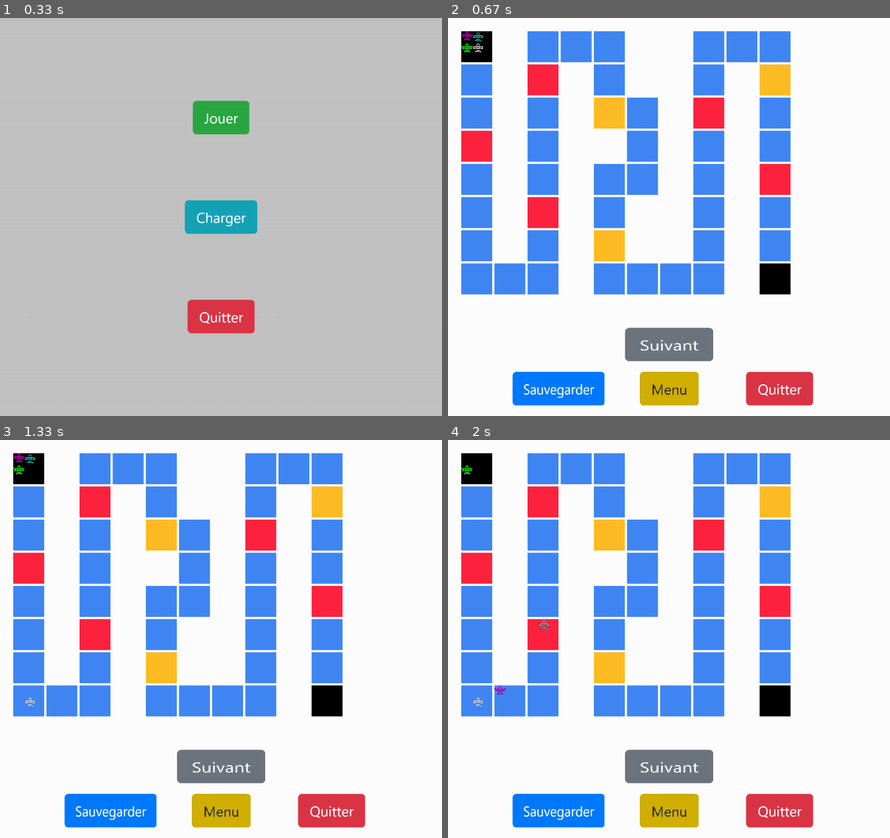
Above: before the commit, frames 1-4 (two rows, left to right).
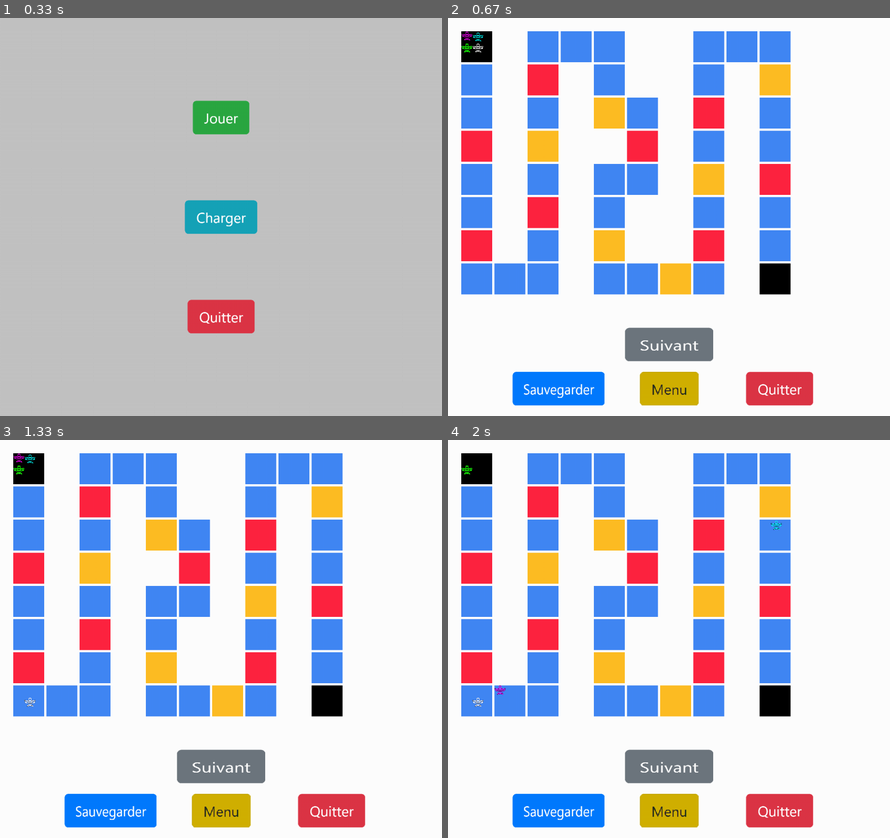
Above: after the commit, the same moments.

Repository: tw0hour/pythonApp
Game: pygame game, started from main.py
Same seed, same stepped clock (60 frames per second), same inputs: the game is played once before the commit and once after it.
Inputs (mouse positions are in pixels of both pictures, inside the frame that each line leads up to):
- Up to frame 1 (0.33 s): no input
- Up to frame 2 (0.67 s): click (669, 117) at 0.38 s
- Up to frame 3 (1.33 s): click (221, 766) at 0.75 s; click (221, 766) at 1.13 s
- Up to frame 4 (2 s): click (669, 766) at 1.53 s; click (669, 766) at 1.93 s

Frame 1 is identical in both runs. In frame 2, 3.3% of the frame differs, in the area x 3-63%, y 28-70%; in frame 3, 3.3%; in frame 4, 3.4%, in the area x 3-76%, y 20-70%.

Commit message:
manage Events

Diff:
--- a/Game.py
+++ b/Game.py
@@ -1,5 +1,7 @@
 import json
 import random
+from time import sleep
+from tkinter import messagebox, Tk
 
 import pygame
 
@@ -28,9 +30,9 @@
 
     def playing(self):
         # les dés
-        self.movePawn(self.thimble1.sumThimble(self.thimble2))
-
-        # TODO verifie event -> fonction -> action event
+        player = self.movePawn(self.thimble1.sumThimble(self.thimble2))
+        self.manageEvent(player)
+        print("MMMOONNEEYY : ",player.money)
         self.switchTurn()
         # apply background and change
         pygame.display.flip()
@@ -177,31 +179,13 @@
             return
 
     def save(self):
-        gameProps = [
-            self.players[0].turn,
-            self.players[0].money,
-            self.players[0].point,
-            self.players[0].rect.x,
-            self.players[0].rect.y,
-
-            self.players[1].turn,
-            self.players[1].money,
-            self.players[1].point,
-            self.players[1].rect.x,
-            self.players[1].rect.y,
-
-            self.players[2].turn,
-            self.players[2].money,
-            self.players[2].point,
-            self.players[2].rect.x,
-            self.players[2].rect.y,
-
-            self.players[3].turn,
-            self.players[3].money,
-            self.players[3].point,
-            self.players[3].rect.x,
-            self.players[3].rect.y,
-        ]
+        gameProps = []
+        for i in range(4) :
+            gameProps.append(self.players[i].turn)
+            gameProps.append(self.players[i].money)
+            gameProps.append(self.players[i].point)
+            gameProps.append(self.players[i].rect.x)
+            gameProps.append(self.players[i].rect.y)
         saveJson = json.dumps(gameProps)
 
         with open("ressources/backup/backup.json", "w") as backupFile:
@@ -257,7 +241,7 @@
 
             self.players[0].move(self.cases[self.players[0].case].x * (70 + 5) + 30,
                                  self.cases[self.players[0].case].y * (70 + 5) + 30)
-            return
+            return self.players[0]
 
         # player4 turn
         if self.players[1].turn:
@@ -266,7 +250,7 @@
                 self.players[1].case = len(self.cases) - 1
             self.players[1].move(self.cases[self.players[1].case].x * (70 + 5) + 30 + 25,
                                  self.cases[self.players[1].case].y * (70 + 5) + 30)
-            return
+            return self.players[1]
 
         # player4 turn
         if self.players[2].turn:
@@ -276,7 +260,7 @@
 
             self.players[2].move(self.cases[self.players[2].case].x * (70 + 5) + 30,
                                  self.cases[self.players[2].case].y * (70 + 5) + 30 + 25)
-            return
+            return self.players[2]
 
         # player4 turn
         if self.players[3].turn:
@@ -286,4 +270,14 @@
 
             self.players[3].move(self.cases[self.players[3].case].x * (70 + 5) + 30 + 25,
                                  self.cases[self.players[3].case].y * (70 + 5) + 30 + 25)
-            return
+            return self.players[3]
+
+
+    def manageEvent(self,player):
+        if self.cases[player.case].event and self.cases[player.case].event.target == "move":
+            messagebox.showwarning("Case évenement mouvement !","Attention vous allez changer de place")
+            self.manageEvent(self.movePawn(self.cases[player.case].event.effect))
+
+        if self.cases[player.case].event and self.cases[player.case].event.target == "money":
+            messagebox.showwarning("Case évenement argent !"," Attention vous allez perdre ou gagnger de l'argent !")
+            player.gainMoney(self.cases[player.case].event.effect)
--- a/Players.py
+++ b/Players.py
@@ -23,6 +23,7 @@
 
     def gainMoney(self, money):
         self.money += money
+        self.money = 0 if self.money < 0 else self.money
         return
 
     def loseMoney(self, money):
--- a/main.py
+++ b/main.py
@@ -68,11 +68,11 @@
 tab = [[-1, 0, 1, 1, 1, 0, 0, 1, 1, 1],
        [1, 0, 2, 0, 1, 0, 0, 1, 0, 3],
        [1, 0, 1, 0, 3, 1, 0, 2, 0, 1],
-       [2, 0, 1, 0, 0, 1, 0, 1, 0, 1],
-       [1, 0, 1, 0, 1, 1, 0, 1, 0, 2],
+       [2, 0, 3, 0, 0, 2, 0, 1, 0, 1],
+       [1, 0, 1, 0, 1, 1, 0, 3, 0, 2],
        [1, 0, 2, 0, 1, 0, 0, 1, 0, 1],
-       [1, 0, 1, 0, 3, 0, 0, 1, 0, 1],
-       [1, 1, 1, 0, 1, 1, 1, 1, 0, -2]
+       [2, 0, 1, 0, 3, 0, 0, 2, 0, 1],
+       [1, 1, 1, 0, 1, 1, 3, 1, 0, -2]
        ]
 
 # load game
--- a/ressources/backup/backup.json
+++ b/ressources/backup/backup.json
@@ -1 +1 @@
-[false, 100, 100, 705, 555, false, 100, 100, 730, 555, true, 100, 100, 705, 580, false, 100, 100, 730, 580]
+[false, 100, 100, 705, 555, false, 100, 100, 730, 405, true, 100, 100, 705, 505, false, 100, 100, 730, 580]
